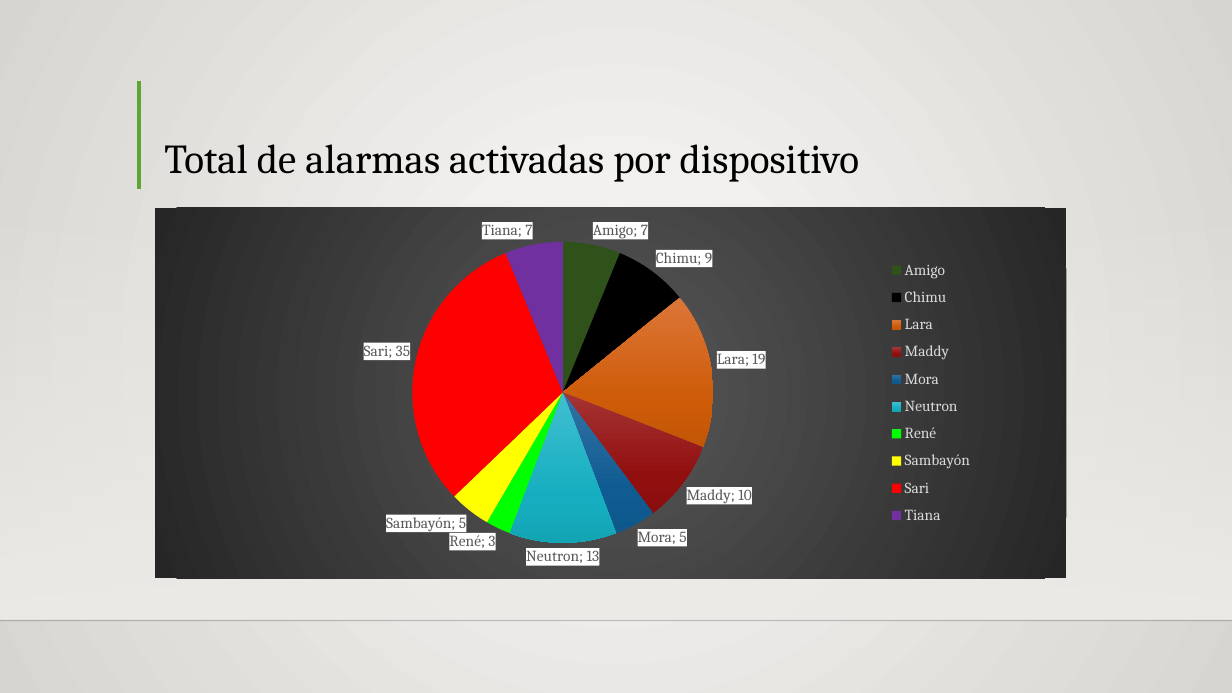
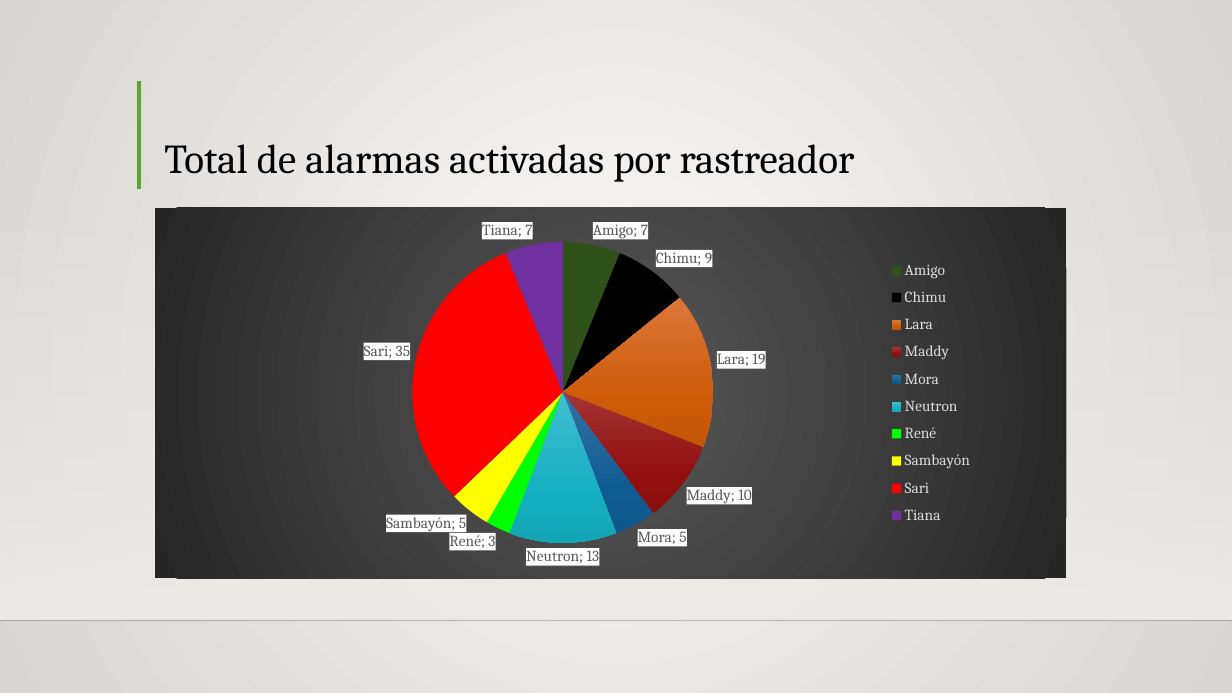
Before and after one commit to Siriusg2/resumenipa, a slide deck: slide 2 of excel_reports/IPApresentacion.pptx. Drawn at 1232x693 pixels with LibreOffice and Linux fonts; fonts in the diff are those of the drawing; background and template pictures are left out. Boxes give left, top, right and bottom in pixels: in the first picture for what was removed or moved away, otherwise in the second. Text is boxed around its words. In the diff, an @@ line names an element or a change of style, - is before the commit and + after.

```diff
--- a/excel_reports/IPApresentacion.pptx
+++ b/excel_reports/IPApresentacion.pptx
@@ title at (x1=164, y1=144, x2=855, y2=182): text changed @@
-Total de alarmas activadas por dispositivo
+Total de alarmas activadas por rastreador
```
Also in this commit, not shown: 8 other slides changed, 4 other files.
